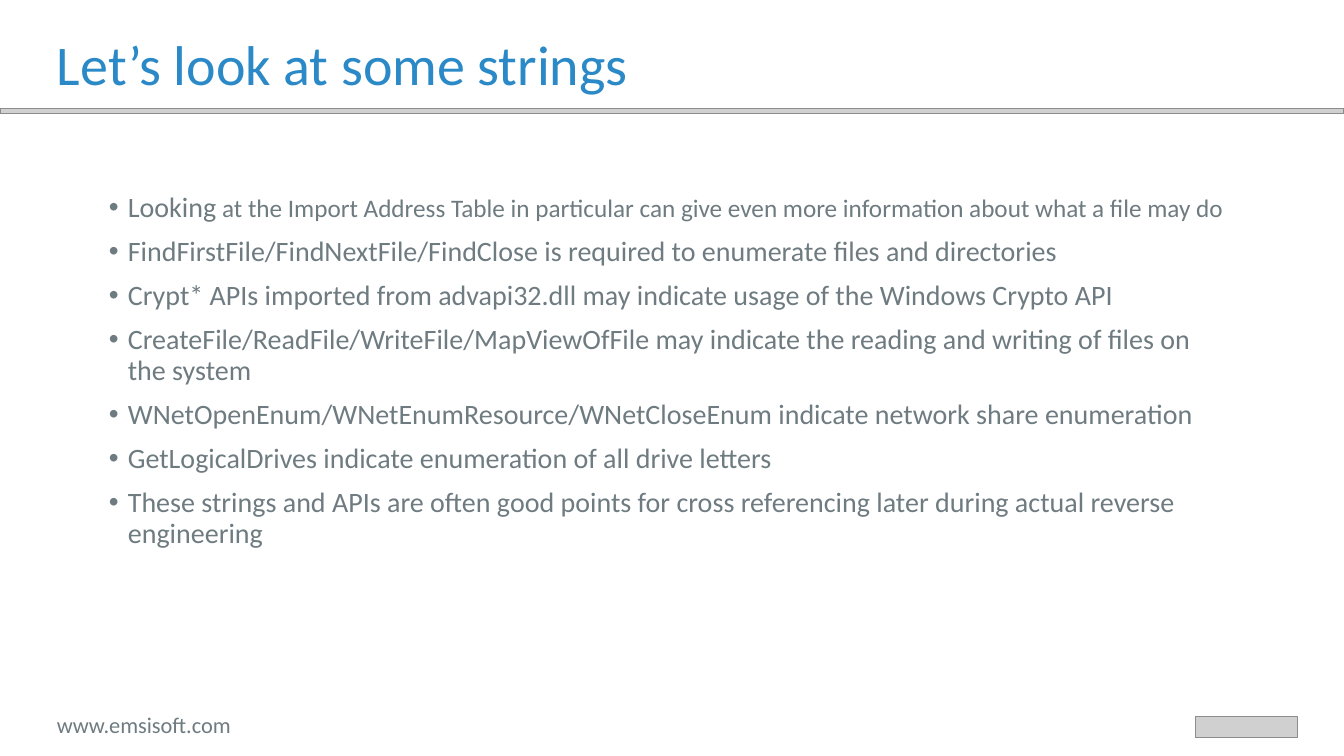
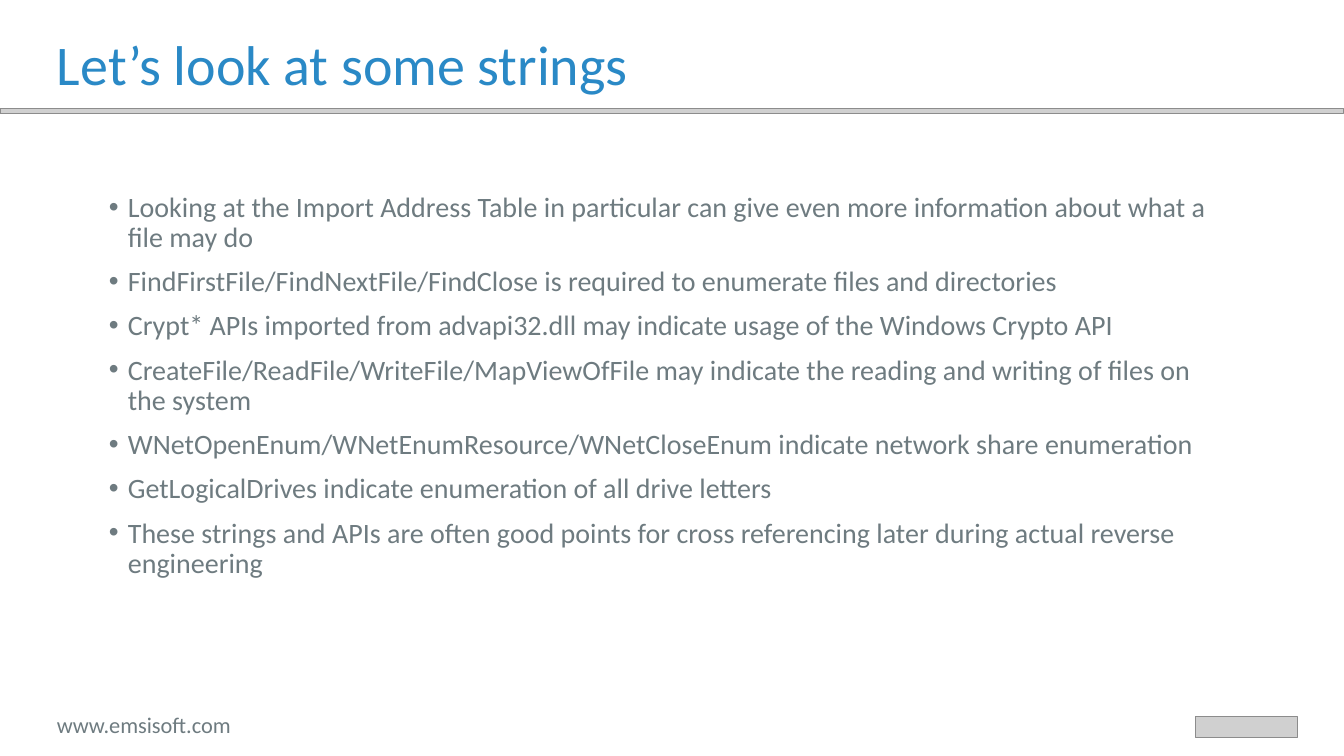
Before and after one commit to fwosar/presentations, a slide deck: slide 20 of oxford/Oxford_2019.pptx. Drawn at 1344x756 pixels with LibreOffice and Linux fonts; fonts in the diff are those of the drawing; grey boxes stand for pictures. Boxes give left, top, right and bottom in pixels: in the first picture for what was removed or moved away, otherwise in the second. Text is boxed around its words. In the diff, an @@ line names an element or a change of style, - is before the commit and + after.

```diff
--- a/oxford/Oxford_2019.pptx
+++ b/oxford/Oxford_2019.pptx
@@ text at (x1=128, y1=197, x2=1205, y2=252): size 18 to 20 pt in "at the Import Address Table in particular ..." @@
```
Also in this commit, not shown: 5 other slides changed.
